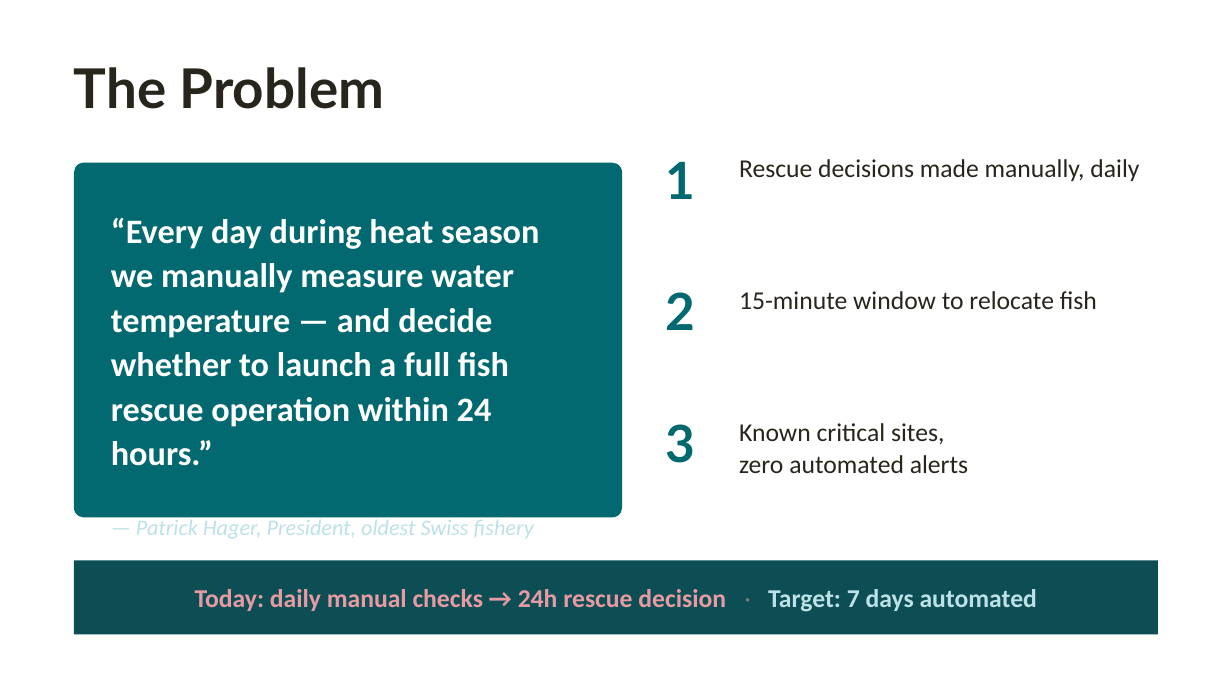
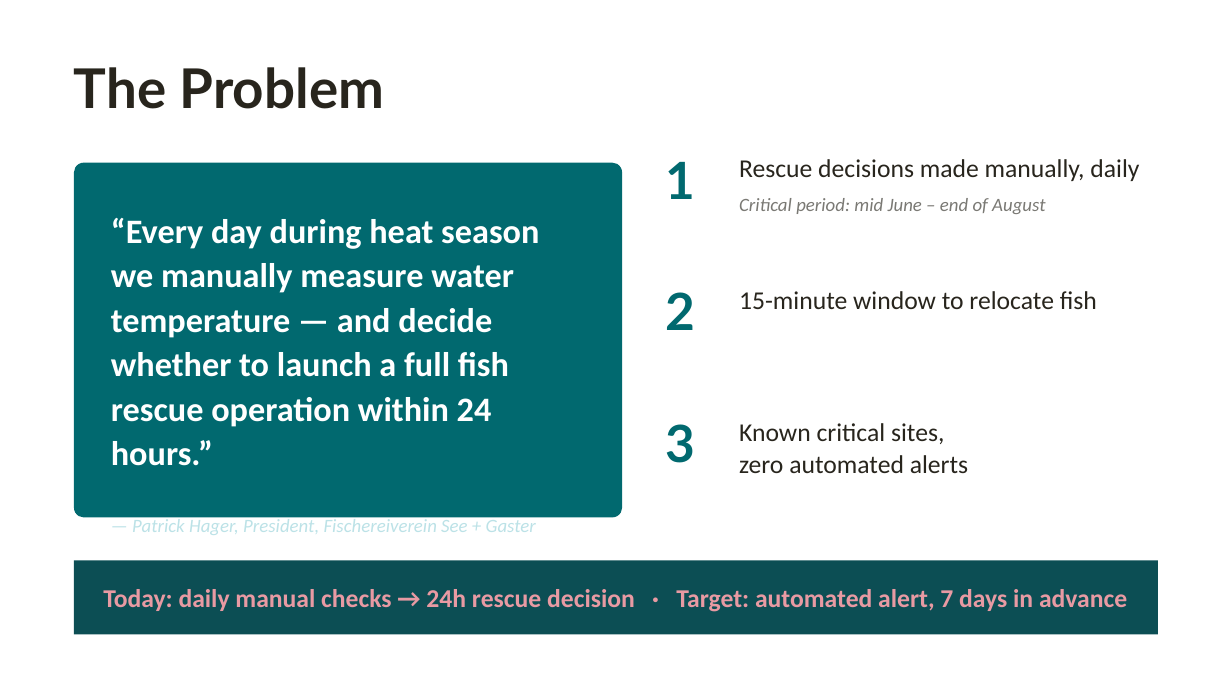
Before and after one commit to polar-bear-after-lunch/AareML, a slide deck: slide 2 of AareML_Sandbox_Pitch.pptx. Drawn at 1232x693 pixels with LibreOffice and Linux fonts; fonts in the diff are those of the drawing. Boxes give left, top, right and bottom in pixels: in the first picture for what was removed or moved away, otherwise in the second. Text is boxed around its words. In the diff, an @@ line names an element or a change of style, - is before the commit and + after.

```diff
--- a/AareML_Sandbox_Pitch.pptx
+++ b/AareML_Sandbox_Pitch.pptx
@@ text at (739, 198, 1045, 214): paragraph added @@
+Critical period: mid June – end of August
@@ text at (132, 517, 536, 535): text changed; size 13 to 11 pt @@
-— Patrick Hager, President, oldest Swiss fishery
+— Patrick Hager, President, Fischereiverein See + Gaster
@@ text at (103, 589, 1127, 612): text changed @@
-Today: daily manual checks → 24h rescue decision · Target: 7 days automated
+Today: daily manual checks → 24h rescue decision · Target: automated alert, 7 days in advance
```
Also in this commit, not shown: 4 other slides changed, 1 other file.
